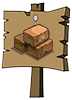
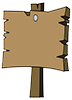
Before/after of a 72x100 layered artwork. What changed in the layer stack:
hid "brick" over (10, 24, 55, 61)
